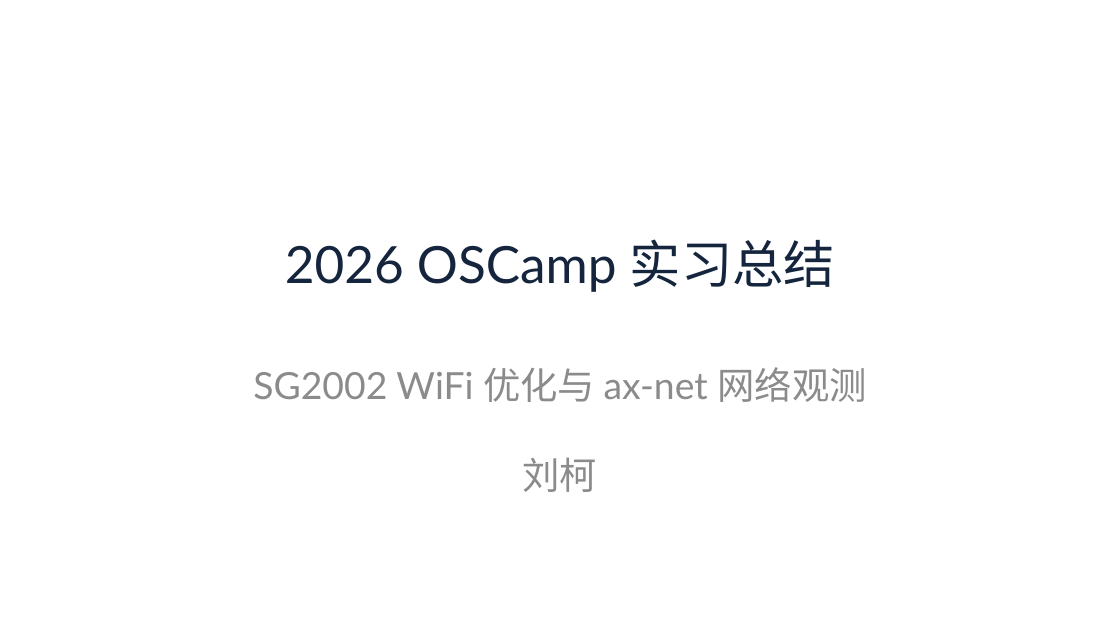
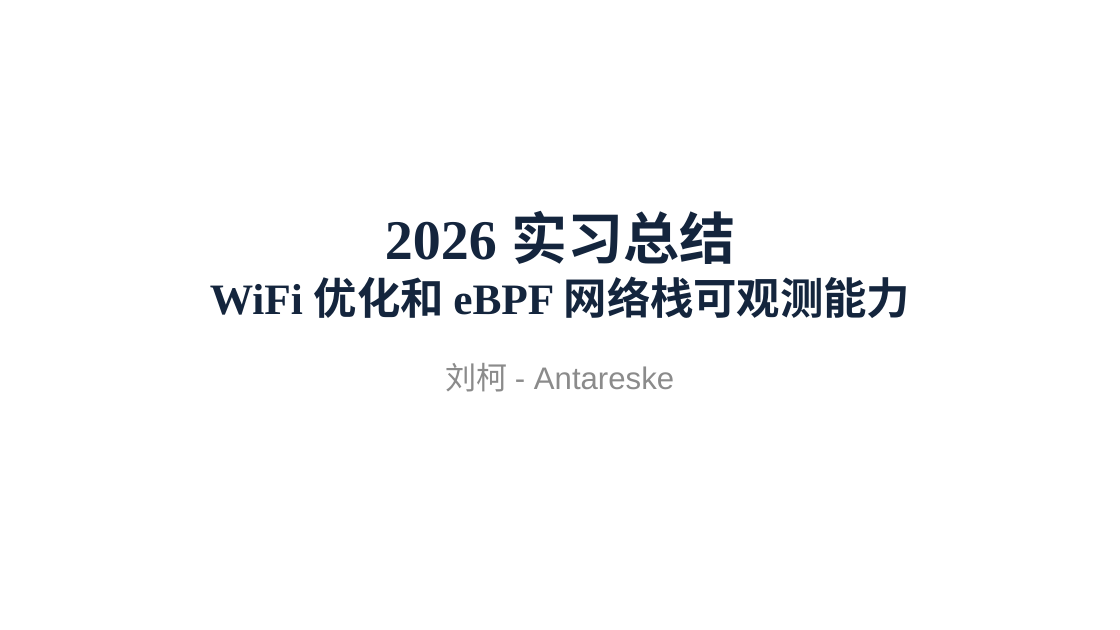
Before and after one commit to Antareske/2026-oscamp-internship-blog, a slide deck: slide 1 of 2026-OSCamp-实习总结汇报.pptx. Drawn at 1120x630 pixels with LibreOffice and Linux fonts; fonts in the diff are those of the drawing. Boxes give left, top, right and bottom in pixels: in the first picture for what was removed or moved away, otherwise in the second. Text is boxed around its words. In the diff, an @@ line names an element or a change of style, - is before the commit and + after.

Commit message:
Update 2026-OSCamp internship summary slides

```diff
--- a/2026-OSCamp-实习总结汇报.pptx
+++ b/2026-OSCamp-实习总结汇报.pptx
@@ title at [210, 211, 911, 318]: text changed; size 33 to 27.9 pt; font Lato to Times New Roman; bold on @@
-2026 OSCamp 实习总结
+2026 实习总结
+WiFi 优化和 eBPF 网络栈可观测能力
@@ subtitle at [446, 363, 674, 392]: text changed; size 24 to 20 pt; font Lato to Arial @@
-SG2002 WiFi 优化与 ax-net 网络观测
-刘柯
+刘柯 - Antareske
```
Also in this commit, not shown: 14 other slides changed.
